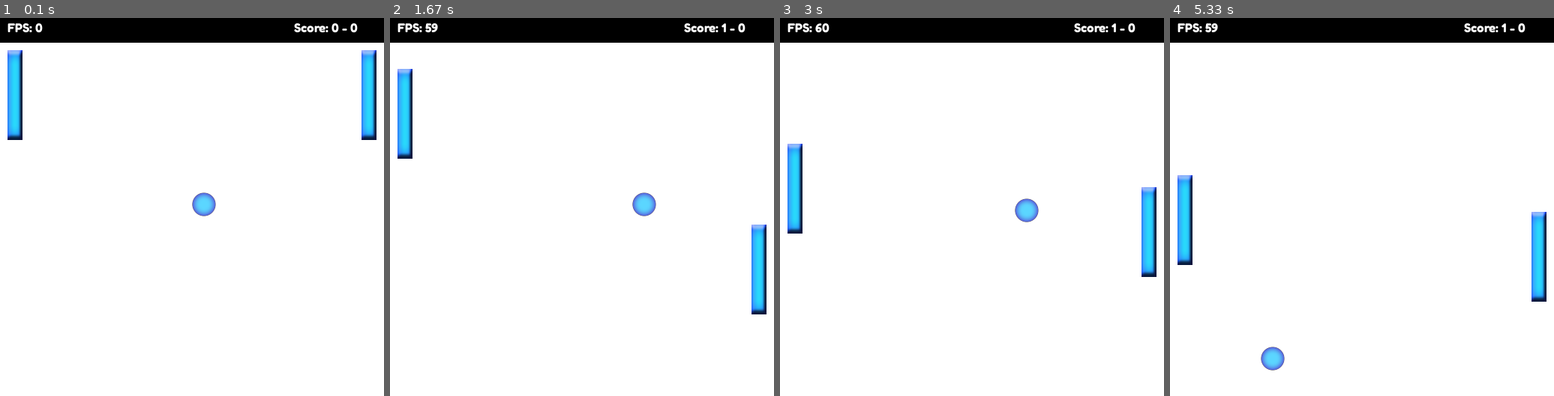
Above: before the commit, frames 1-4 (left to right).
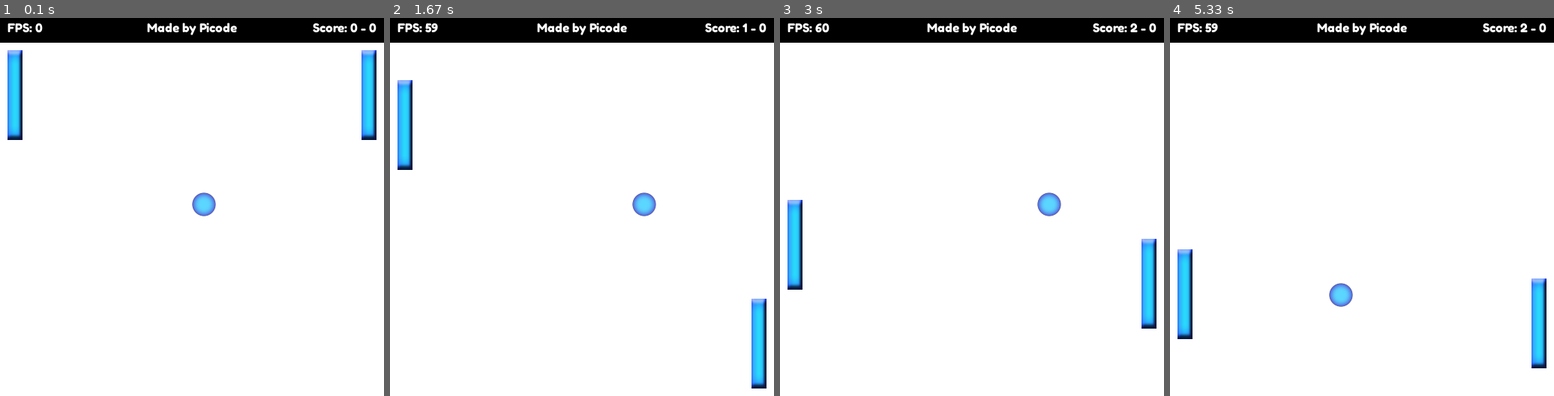
Above: after the commit, the same moments.

Repository: ByPikod/pygame-chronicles
Game: pygame game, started from ping-pong/main.py
Two runs of this game, one before a commit and one after it. Both use one fixed random seed, a clock stepped at 60 frames per second and the inputs below.
Inputs:
- Up to frame 1 (0.1 s): no input
- Up to frame 2 (1.67 s): tap S at 0.33 s; hold Down 1.17-1.63 s
- Up to frame 3 (3 s): hold Up 1.67-2.03 s; hold Down 2.07-2.43 s; hold Up 2.47-2.77 s; hold Down from 2.8 s (still down); hold S from 2.8 s (still down)
- Up to frame 4 (5.33 s): release Down at 3.1 s; release S at 3.1 s; hold Up 3.13-3.5 s; hold W 3.13-3.5 s; hold Down 3.53-3.9 s; hold S 3.53-3.9 s; hold Up 3.93-4.23 s; hold W 3.93-4.23 s; hold Down 4.27-4.57 s; hold S 4.27-4.57 s; hold Up 4.6-4.97 s; hold W 4.6-4.97 s; hold Down from 5 s (still down); hold S from 5 s (still down)

The runs differ from the first frame. In frame 1, 0.6% of the frame differs, in the area x 38-99%, y 1-5%; in frame 2, 2.7%; in frame 3, 3.8%; in frame 4, 4.4%, in the area x 1-99%, y 1-94%.

Commit message:
Ping Pong released and readme.md created

Diff:
--- a/ping-pong/main.py
+++ b/ping-pong/main.py
@@ -9,6 +9,7 @@
 HEIGHT = 512
 
 
+# Ball and Player derived from this
 class Entity(pygame.sprite.Sprite):
 
     def __init__(self, rect: Rect):
@@ -28,7 +29,9 @@
         return self.rect.y
 
 
+# Ball entity which bounces when collided with players and borders.
 class Ball(Entity):
+
     direction = 90
     speed = 0.2
     collision_cooldown = 0
@@ -51,7 +54,8 @@
         self.image = pygame.transform.smoothscale(self.image, self.rect.size)
         self.surf.blit(self.image, (0, 0))
 
-    def handle_movement(self, delta_time, ticks, collision_group: list[Entity]):
+    # Handle the ball movement and collides.
+    def handle_movement(self, delta_time, ticks, collision_group: tuple[Entity]):
 
         # Score counter
         if self.location[0] < 0:
@@ -61,10 +65,8 @@
 
         # Top and bottom borders
         if self.location[1] < 50 and self.border_cooldown < ticks:
-            print(f"direction: {self.direction}")
             self.direction = (360 - self.direction + 180) % 360
             self.border_cooldown = ticks + 150
-            print(f"hello {self.direction}")
         elif self.location[1] + self.get_height() > self.screen_height and self.border_cooldown < ticks:
             self.direction = (360 - self.direction + 180) % 360
             self.border_cooldown = ticks + 150
@@ -72,8 +74,8 @@
         # Player collisions
         collision = self.check_collision(collision_group)
         if collision and self.collision_cooldown < ticks:
-            self.speed += 0.01
-            self.collision_cooldown = ticks + 300
+            self.speed += 0.05
+            self.collision_cooldown = ticks + 400
             rotateBall = (collision.get_y() - self.get_y()) / 2
             if self.get_y() > self.screen_width / 2:
                 rotateBall *= -1
@@ -92,6 +94,7 @@
             int(self.location[1])
         )
 
+    # Player collision check return player if collides
     def check_collision(self, collision_group: list[Entity]) -> Entity | None:
 
         for sprite in collision_group:
@@ -107,11 +110,13 @@
         return None
 
 
+# Player as controllable entities.
 class Player(Entity):
 
     amIGoingToUp = False
     amIMoving = False
 
+    # It takes a dictionary with two keys "up" and "down" which points the keyboard keys.
     def __init__(self, controller: dict):
         self.surf = pygame.Surface((20, 120))
         super().__init__(self.surf.get_rect())
@@ -122,9 +127,10 @@
 
         self.controller: dict = controller
         self.score: int = 0
-        self.speed: float = 0.5
+        self.speed: float = 0.8
         self.axis: float = 0.0
 
+    # Listen the keyboard events and handle movement according to keys.
     def handle_movement(self, keys: Sequence[bool], delta_time: int, screen_height: int):
 
         self.amIMoving = False
@@ -146,6 +152,7 @@
         self.rect.top = 50 + self.axis
 
 
+# Game class to initialize the game.
 class Game:
 
     def __init__(self, width, height):
@@ -181,9 +188,12 @@
 
         self.__loop()
 
+    # Returns how many ticks has it been since the game was opened.
     def get_ticks(self) -> int:
         return pygame.time.get_ticks() - self.startTicks
 
+    # Sets the fps field to tuple that stores actual fps and when was the last time fps calculated.
+    # When the last time fps calculated is required to update fps in screen periodically.
     def calculate_fps(self):
 
         fps, lastFpsTime = self.fps
@@ -194,15 +204,23 @@
             lastFpsTime = ticks
             self.fps = (int(fps), lastFpsTime)
 
+    # Returns screen width
     def screen_width(self) -> int:
         return self.display_surface.get_width()
 
+    # Returns screen height
     def screen_height(self) -> int:
         return self.display_surface.get_height()
 
+    # Returns the delta time which how many ticks it has been since moved to next frame.
+    # Since I don't use a fixed fps it is always changing the pixels moved per second.
+    # And since we want move speed and that kind of stuff dependent to second (pixel/time) instead of
+    # frame per second (pixel/fps) we must multiply this in all the physic related updates.
+    # If we do otherwise the game will run very fast on powerful computers and very slow on weak computers.
     def get_delta_time(self) -> int:
         return self.delta_time
 
+    # Main game loop
     def __loop(self):
 
         while True:
@@ -212,6 +230,7 @@
                     pygame.quit()
                     return 0
 
+            # Fill the screen with white color.
             self.display_surface.fill((255, 255, 255))
             self.calculate_fps()
 
@@ -221,10 +240,14 @@
 
             score_text = self.mainFont.render(f"Score: {self.ply1.score} - {self.ply2.score}", True, (255, 255, 255))
             score_text_rect = score_text.get_rect()
-            score_text_rect.topleft = (self.screen_width() - 120, 10)
+            score_text_rect.topright = (self.screen_width() - 10, 10)
+
+            title_text = self.mainFont.render(f"Made by Picode", True, (255, 255, 255))
+            title_text_rect = title_text.get_rect()
+            title_text_rect.centerx = self.screen_width() / 2
+            title_text_rect.top = 10
 
             keys = pygame.key.get_pressed()
-
             height = self.screen_height()
             delta_time = self.get_delta_time()
             ticks = self.get_ticks()
@@ -247,6 +270,7 @@
             self.display_surface.blit(self.ball.surf, self.ball.rect)
             self.display_surface.blit(fps_text, fps_text_rect)
             self.display_surface.blit(score_text, score_text_rect)
+            self.display_surface.blit(title_text, title_text_rect)
 
             pygame.display.update()
             self.delta_time = self.clock.tick(0)
Not shown, changed: README.md
Not shown, added: ping-pong/README.MD
Binary file added: ping-pong/img.png
